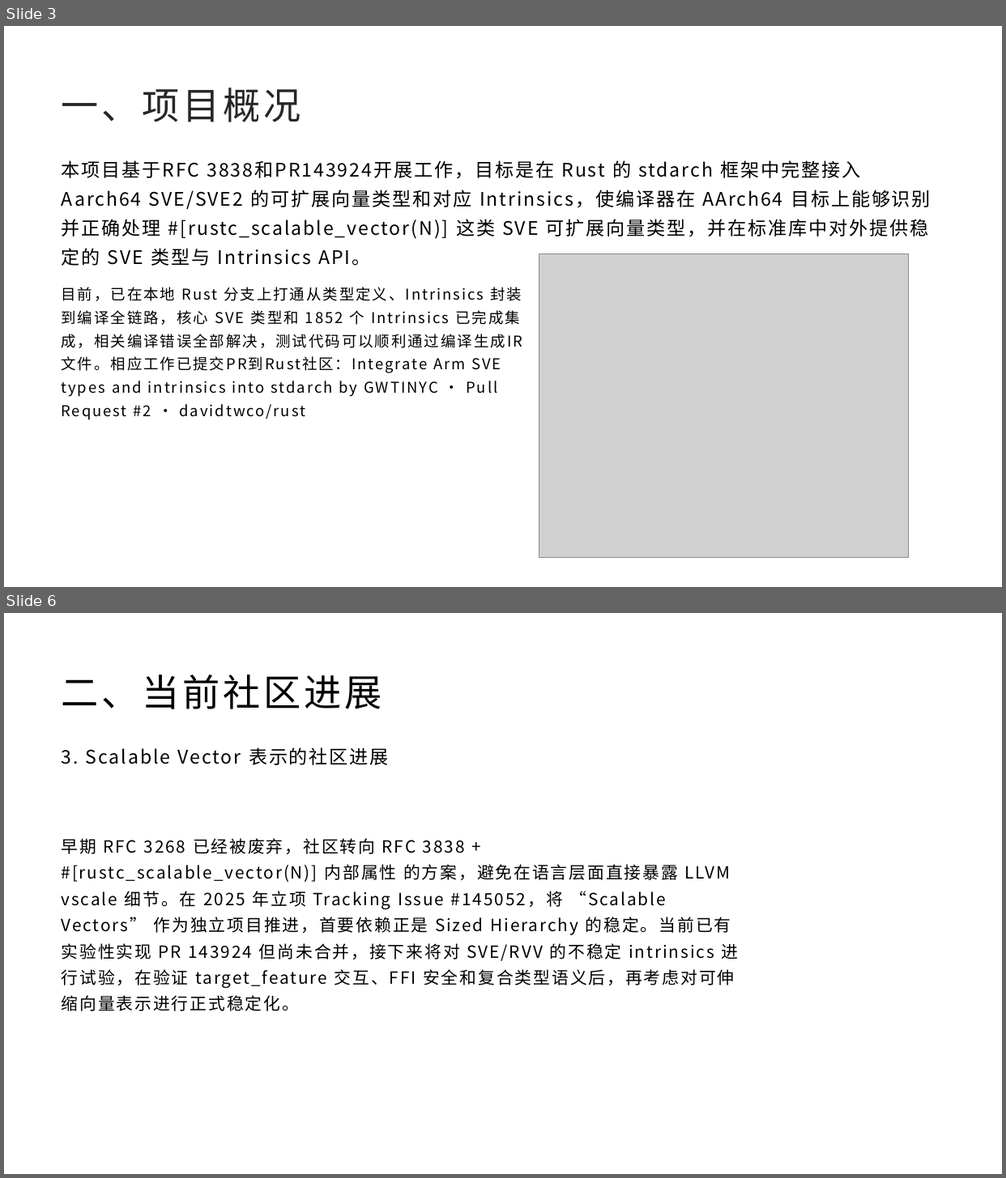
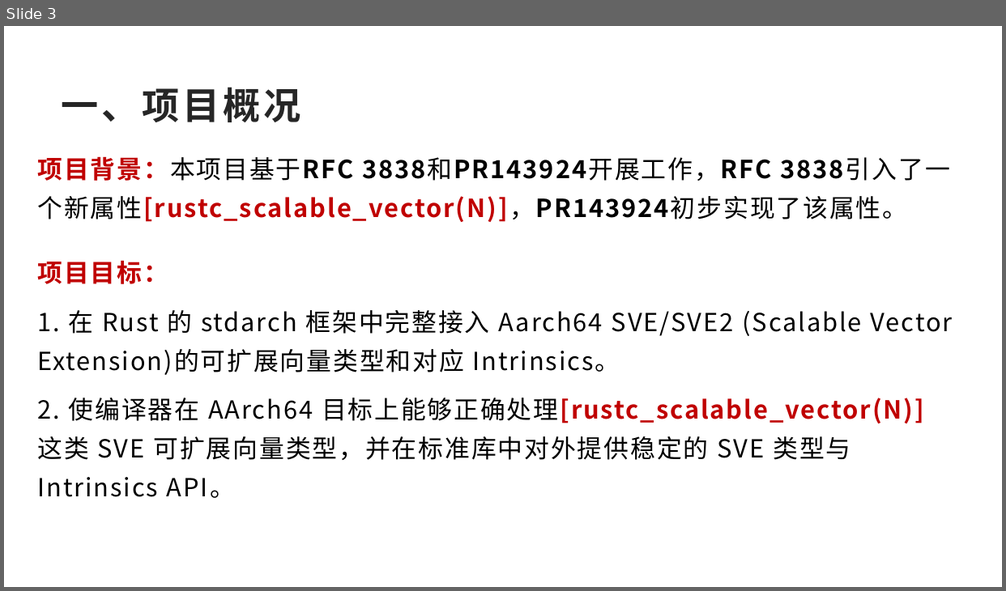
Before and after one commit to GWTINYC/rust, a slide deck: Rust Report.pptx. Shown one above the other, each under a label of ours: slides 3 and 6 before the commit, slide 3 after it; the slides between them are not shown. The pictures are 1006x1178 and 1006x591 pixels, drawn with LibreOffice and Linux fonts; fonts in the diff are those of the drawing; grey boxes stand for pictures. Boxes give left, top, right and bottom in pixels: in the first picture for what was removed or moved away, otherwise in the second. Text is boxed around its words. In the diff, an @@ line names an element or a change of style, - is before the commit and + after.

```diff
--- a/Rust Report.pptx
+++ b/Rust Report.pptx
@@ slide 6 removed at <box>4,613,1002,1174</box>, background #FFFFFF @@
@@ title removed at <box>62,675,382,709</box> @@
-二、当前社区进展
@@ text removed at <box>62,747,389,765</box> @@
-3. Scalable Vector 表示的社区进展
@@ text removed at <box>62,838,739,1012</box> @@
-早期 RFC 3268 已经被废弃，社区转向 RFC 3838 + #[rustc_scalable_vector(N)] 内部属性 的方案，避免在语言层面直接暴露 LLVM vscale 细节。在 2025 年立项 Tracking Issue #145052，将 “Scalable Vectors” 作为独立项目推进，首要依赖正是 Sized Hierarchy 的稳定。当前已有实验性实现 PR 143924 但尚未合并，接下来将对 SVE/RVV 的不稳定 intrinsics 进行试验，在验证 target_feature 交互、FFI 安全和复合类型语义后，再考虑对可伸缩向量表示进行正式稳定化。
@@ slide 3 changed as well @@
@@ title "一、项目概况" at <box>62,87,301,122</box>: bold on @@
@@ text at <box>37,156,953,498</box>: text changed; size 18 to 24 pt @@
-本项目基于RFC 3838和PR143924开展工作，目标是在 Rust 的 stdarch 框架中完整接入 Aarch64 SVE/SVE2 的可扩展向量类型和对应 Intrinsics，使编译器在 AArch64 目标上能够识别并正确处理 #[rustc_scalable_vector(N)] 这类 SVE 可扩展向量类型，并在标准库中对外提供稳定的 SVE 类型与 Intrinsics API。
+项目背景：本项目基于RFC 3838和PR143924开展工作，RFC 3838引入了一个新属性[rustc_scalable_vector(N)]，PR143924初步实现了该属性。
+项目目标：
+1. 在 Rust 的 stdarch 框架中完整接入 Aarch64 SVE/SVE2 (Scalable Vector Extension)的可扩展向量类型和对应 Intrinsics。
+2. 使编译器在 AArch64 目标上能够正确处理[rustc_scalable_vector(N)] 这类 SVE 可扩展向量类型，并在标准库中对外提供稳定的 SVE 类型与 Intrinsics API。
@@ picture removed at <box>539,254,908,558</box> @@
@@ text removed at <box>62,287,522,416</box> @@
-目前，已在本地 Rust 分支上打通从类型定义、Intrinsics 封装到编译全链路，核心 SVE 类型和 1852 个 Intrinsics 已完成集成，相关编译错误全部解决，测试代码可以顺利通过编译生成IR文件。相应工作已提交PR到Rust社区：Integrate Arm SVE types and intrinsics into stdarch by GWTINYC · Pull Request #2 · davidtwco/rust
```
Also in this commit, not shown: 7 other slides changed, 3 slides added, 1 other slide removed.
